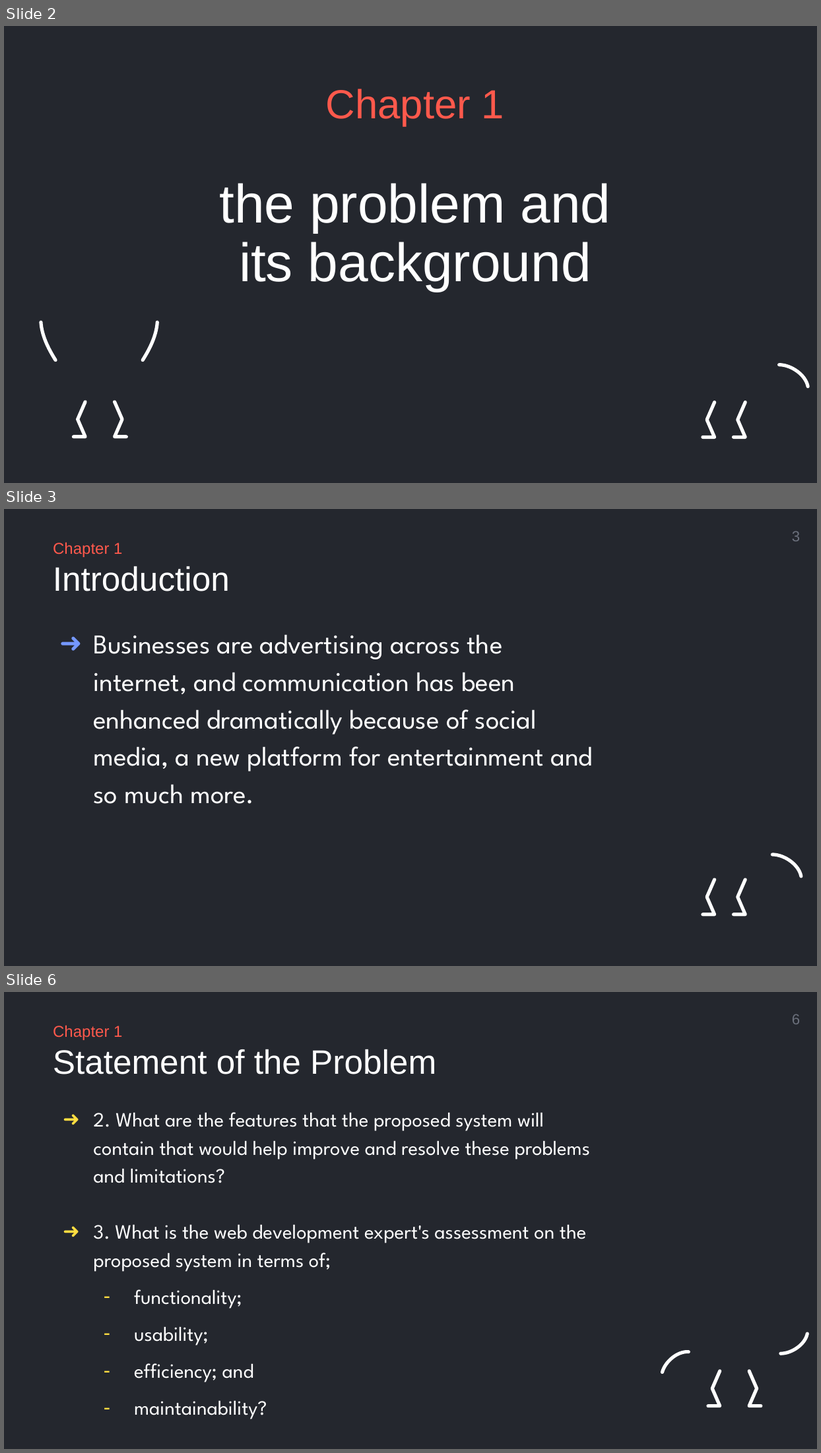
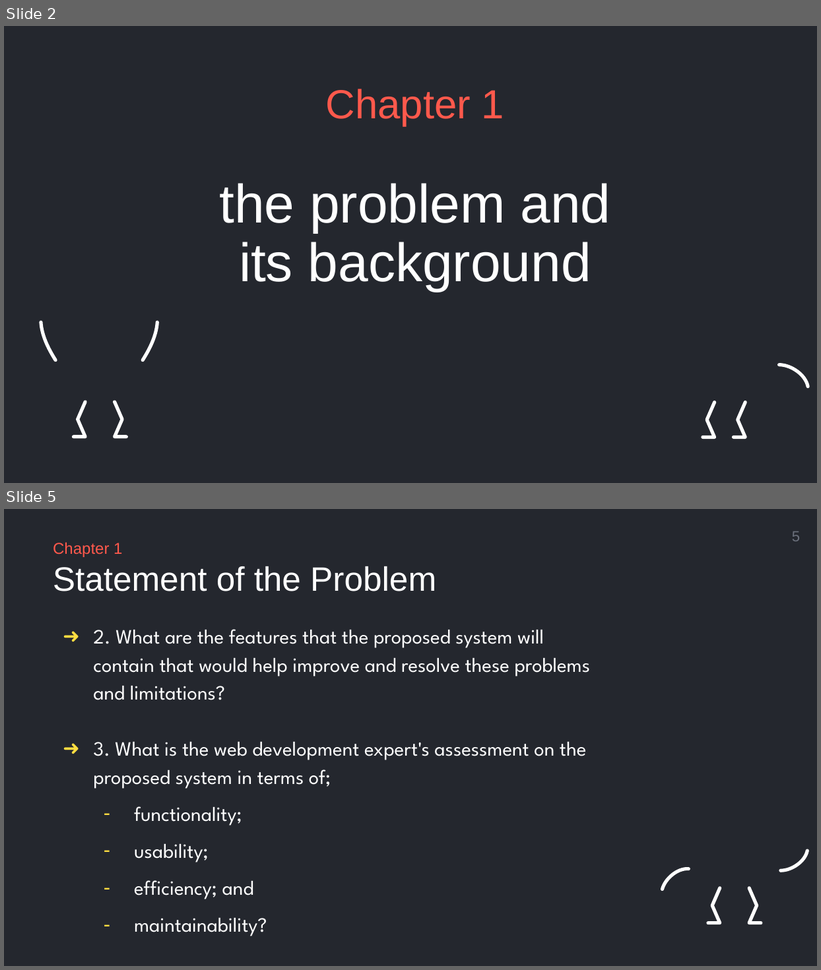
Before and after one commit to mrklglsn/CAPSTONE-FILES, a slide deck: Capstone Final/Presentation - With Diagram.pptx. Shown one above the other, each under a label of ours: slides 2, 3 and 6 before the commit, slides 2 and 5 after it; the slides between them are not shown. The pictures are 821x1453 and 821x970 pixels, drawn with LibreOffice and Linux fonts; fonts in the diff are those of the drawing; background and template pictures are left out. Boxes give left, top, right and bottom in pixels: in the first picture for what was removed or moved away, otherwise in the second. Text is boxed around its words. In the diff, an @@ line names an element or a change of style, - is before the commit and + after.

```diff
--- a/Capstone Final/Presentation - With Diagram.pptx
+++ b/Capstone Final/Presentation - With Diagram.pptx
@@ slide 3 removed at (4,509,817,966), background picture (left out) @@
@@ text removed at (53,542,122,557) @@
-Chapter 1
@@ page number removed at (792,531,800,541) @@
-3
@@ title removed at (53,566,230,591) @@
-Introduction
@@ text removed at (93,634,593,804) @@
-➜ Businesses are advertising across the internet, and communication has been enhanced dramatically because of social media, a new platform for entertainment and so much more.
@@ group removed at (695,827,801,915): 4 freeform shapes @@
@@ what was slide 6 is now slide 5 @@
@@ page number at (792,531,800,541): text changed @@
-6
+5
```
Also in this commit, not shown: 6 slides changed, 1 slide added.
